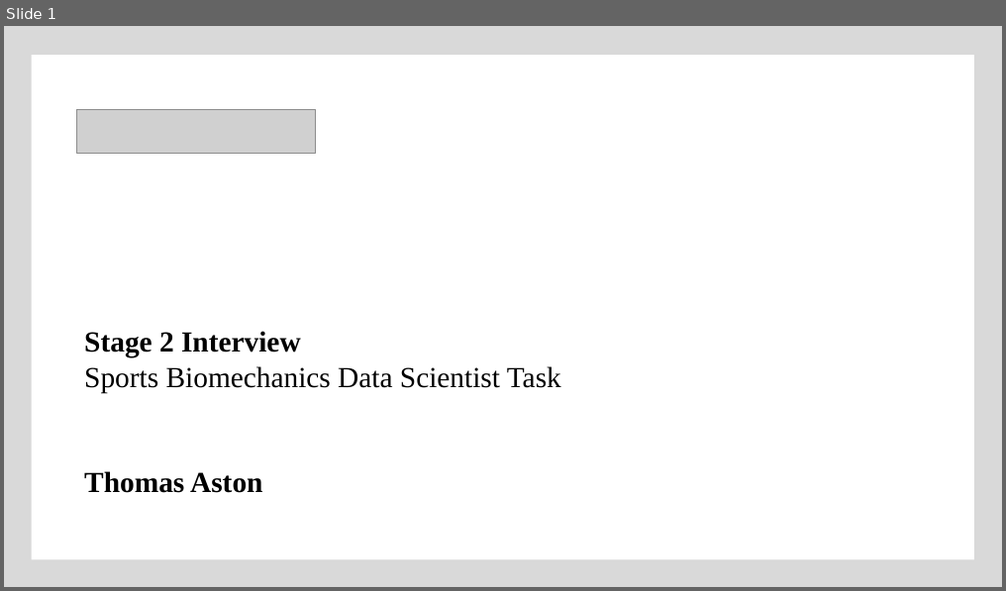
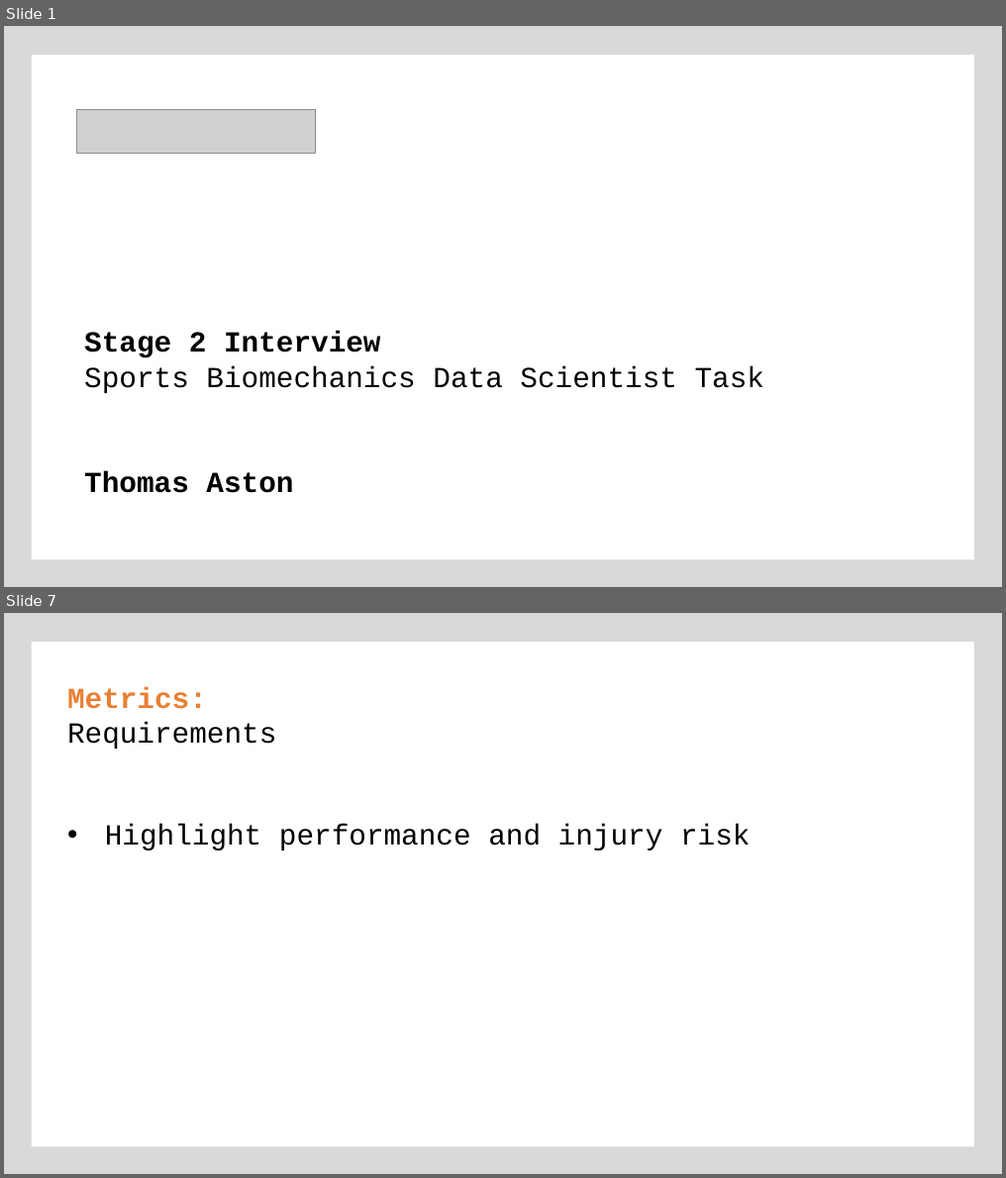
Before and after one commit to ThomasAston/movetru, a slide deck: presentation/slides.pptx. Shown one above the other, each under a label of ours: slide 1 before the commit, slides 1 and 7 after it; the slides between them are not shown. The pictures are 1006x591 and 1006x1178 pixels, drawn with LibreOffice and Linux fonts; fonts in the diff are those of the drawing; grey boxes stand for pictures. Boxes give left, top, right and bottom in pixels: in the first picture for what was removed or moved away, otherwise in the second. Text is boxed around its words. In the diff, an @@ line names an element or a change of style, - is before the commit and + after.

```diff
--- a/presentation/slides.pptx
+++ b/presentation/slides.pptx
@@ slide 7 added at box(4, 613, 1002, 1174), background #D9D9D9; not listed: 1 template element that a slide beside it also shows @@
@@ text added at box(67, 687, 276, 749), 28 pt, text #000000 @@
+Metrics:
+Requirements
@@ text added at box(105, 824, 749, 851), 28 pt, text #000000 @@
+• Highlight performance and injury risk
@@ slide 1 changed as well @@
@@ text "Stage 2 Interview" at box(84, 331, 764, 493): font Times New Roman to Courier New @@
```
Also in this commit, not shown: 7 other slides added, 4 slides removed.
